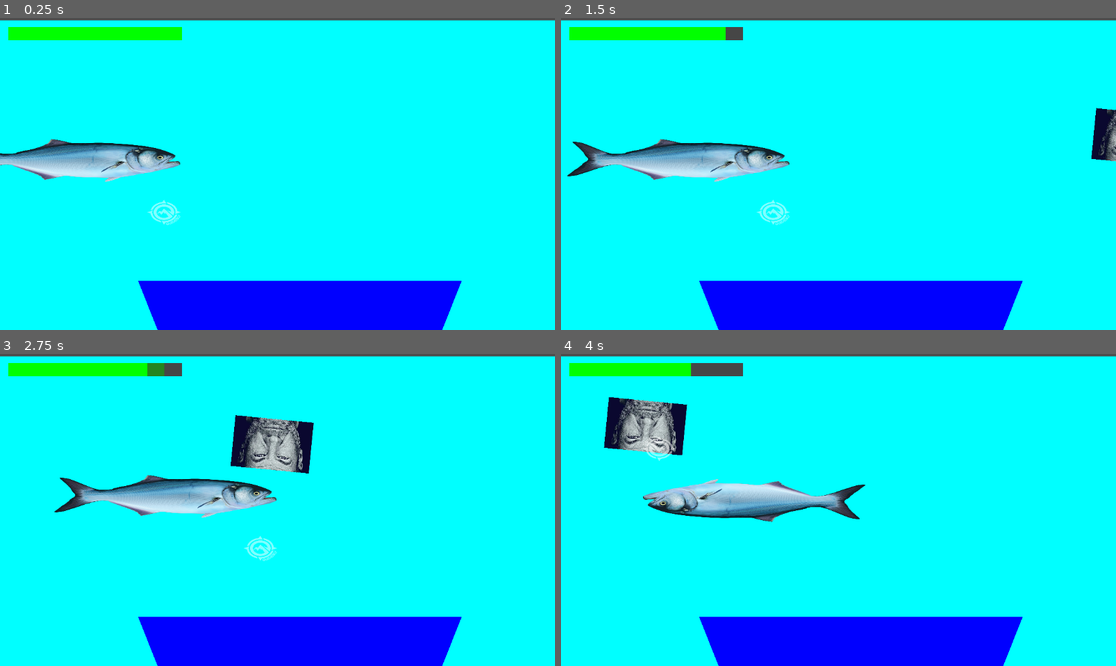
Above: before the commit, frames 1-4 (two rows, left to right).
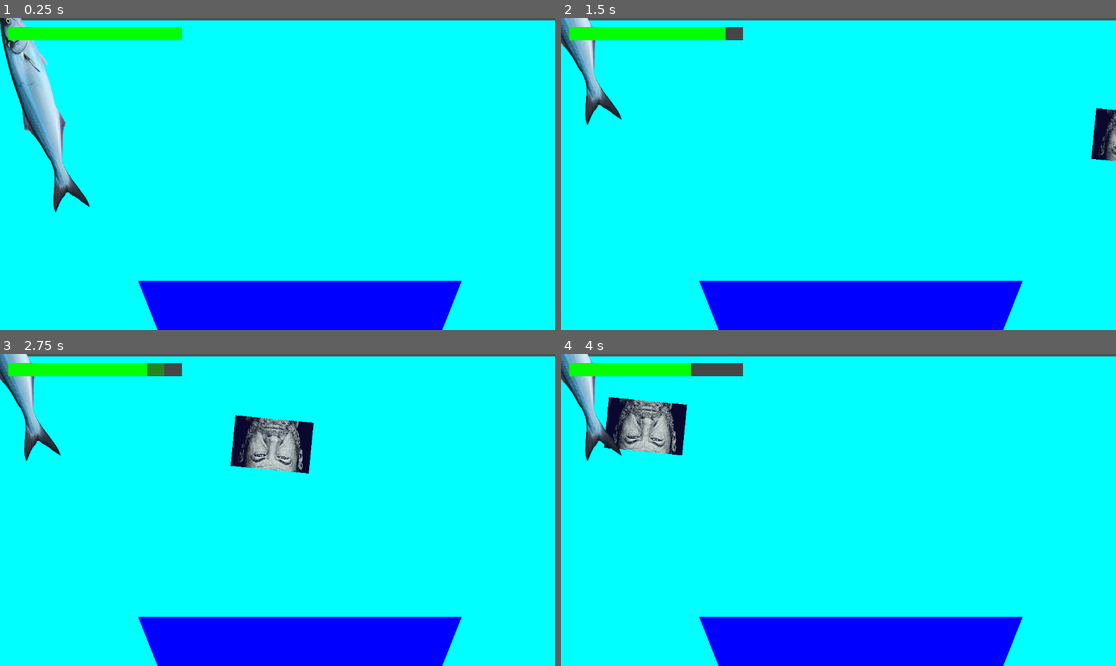
Above: after the commit, the same moments.

Repository: ZozoAFK/Pfish
Game: Godot game, scene res://Proto/Scene/World.tscn
Same seed, same stepped clock (60 frames per second), same inputs: the game is played once before the commit and once after it. The engine's default icon, where the game draws it, is replaced by a stand-in: a white triangle on a blue panel in a dark square.
Inputs:
- Up to frame 1 (0.25 s): no input
- Up to frame 2 (1.5 s): tap Enter (ui_accept) at 0.5, 0.77 s; hold Right (Fleche_droite) from 0.53 s (still down); tap Space (SPACE) at 0.6, 1.35 s
- Up to frame 3 (2.75 s): tap Enter (ui_accept) at 1.52 s; release Right (Fleche_droite) at 2.03 s; hold Left (Fleche_Gauche) from 2.03 s (still down); tap Space (SPACE) at 2.1 s
- Up to frame 4 (4 s): release Left (Fleche_Gauche) at 2.78 s; hold Right (Fleche_droite) from 2.78 s (still down); tap Space (SPACE) at 2.85, 3.6 s; tap Enter (ui_accept) at 3.02, 3.77 s

The runs differ from the first frame. In frame 1, 5.7% of the frame differs, in the area x 0-33%, y 0-67%; in frame 2, 4.6%; in frame 3, 4.6%; in frame 4, 4.6%.

Commit message:
conversion code pierre ronde

Diff:
--- a/Preproto/Script/fish.gd
+++ b/Preproto/Script/fish.gd
@@ -1,19 +1,31 @@
 extends CharacterBody2D
 
+@onready var droite_limite =$droite_limite
+@onready var droite_bas_limite =$droite_bas_limite
+@onready var bas_limite =$bas_limite
+@onready var gauche_bas_limite =$gauche_bas_limite
+@onready var gauche_limite =$gauche_limite
+@onready var recharge_endurance : Timer = $recharge_endurance #temps pour recharger l'endurance
+@onready var temps_du_dash : Timer = $temps_du_dash # duree du dash
+@onready var temps_entre_dash : Timer = $temps_entre_dash # duree entre deux dash different
+
+var tableau : Array = ["gauche" , "bas_gauche" ,  "bas" , "bas_droite" , "droite"]
+var dure_dash = false  #switch qui limite la duree du dash
+var endurance = max_endurance #dash durant le gameplay
+var can_dash = false #switch qui definit si on peut dash ou pas (avec pour timer le temps entre deux dash)
+var position_depard
+@export var max_endurance = 3 # nombre de dash maximum que le poisson a
+@export var dash_speed = 1000 #vitesse du dash
+
 enum State { RONDE, POURSUITE, COMBAT }
-var etat_actuel = State.RONDE
+var etat_actuel = State.COMBAT
 
 var joueur : Node2D = null
 var player : Player = null
 
 @export var waypoints: Array[Vector2] = []
-
-
 @export var speed: float = 80.0 # Vitesse en pixels/seconde
-
-
 @export var ping_pong: bool = false # false = boucle circulaire | true = aller-retour
-
 var _current_wp: int = 0
 var _direction: int  = 1   # utilisé seulement en ping-pong
 
@@ -37,7 +49,10 @@
 		State.POURSUITE:
 			_poursuivre(delta)
 		State.COMBAT:
-			pass
+			if not(can_dash) :
+				begin_dash(delta)
+			if can_dash :
+				_dash (tableau,position_depard,delta)
 
 
 func ronde (delta)->void:
@@ -86,3 +101,53 @@
 			etat_actuel = State.RONDE
 			player = null
 			print("lose")
+
+
+var acc = 0.5
+func _dash (tableau, position_depard, delta):
+	var direction_x = position.x
+	var direction_y = position.y
+
+	if not(dure_dash):
+		temps_entre_dash.start()
+		tableau.shuffle()
+		temps_du_dash.start()
+	dure_dash = true
+
+	if tableau[0] == "gauche" and dure_dash:
+		look_at(Vector2(gauche_limite.position))
+		position = position.move_toward(gauche_limite.position, dash_speed * acc*delta)
+	if tableau[0] == "bas_gauche" and dure_dash:
+		look_at(Vector2(gauche_bas_limite.position))
+		position = position.move_toward(gauche_bas_limite  .position, dash_speed * acc * delta)
+	if tableau[0] == "bas" and dure_dash:
+		look_at(Vector2(bas_limite.position))
+		position = position.move_toward(bas_limite.position, dash_speed * acc * delta)
+	if tableau[0] == "bas_droite" and dure_dash:
+		look_at(Vector2(droite_bas_limite.position))
+		position = position.move_toward(droite_limite.position, dash_speed * acc * delta)
+	if tableau[0] == "droite" and dure_dash:
+		look_at(Vector2(droite_limite.position))
+		position = position.move_toward(droite_bas_limite.position, dash_speed * acc * delta)
+
+func begin_dash (delta)->bool:
+	if(endurance != 0):
+		can_dash = true
+		position_depard = position
+		return true
+	else :
+		recharge_endurance.start()
+		return false
+
+
+
+func _on_temps_du_dash_timeout() -> void:
+	dure_dash= false
+
+
+func _on_temps_entre_dash_timeout() -> void:
+	can_dash = false
+
+
+func _on_recharge_endurance_timeout() -> void:
+	endurance = max_endurance
--- a/Proto/Scene/ronde-fish.tscn
+++ b/Proto/Scene/ronde-fish.tscn
@@ -30,5 +30,24 @@
 position = Vector2(374, -4)
 shape = SubResource("RectangleShape2D_b3wvt")
 
+[node name="gauche_limite" type="Marker2D" parent="." unique_id=443857140]
+
+[node name="gauche_bas_limite" type="Marker2D" parent="." unique_id=2107956384]
+
+[node name="bas_limite" type="Marker2D" parent="." unique_id=958733548]
+
+[node name="droite_bas_limite" type="Marker2D" parent="." unique_id=1511197311]
+
+[node name="droite_limite" type="Marker2D" parent="." unique_id=962132849]
+
+[node name="recharge_endurance" type="Timer" parent="." unique_id=1589475397]
+
+[node name="temps_du_dash" type="Timer" parent="." unique_id=1217252329]
+
+[node name="temps_entre_dash" type="Timer" parent="." unique_id=894417557]
+
 [connection signal="body_entered" from="Area2D" to="." method="_on_area_2d_body_entered"]
 [connection signal="body_exited" from="Area2D" to="." method="_on_area_2d_body_exited"]
+[connection signal="timeout" from="recharge_endurance" to="." method="_on_recharge_endurance_timeout"]
+[connection signal="timeout" from="temps_du_dash" to="." method="_on_temps_du_dash_timeout"]
+[connection signal="timeout" from="temps_entre_dash" to="." method="_on_temps_entre_dash_timeout"]
--- a/Proto/Script/poisson.gd
+++ b/Proto/Script/poisson.gd
@@ -121,8 +121,6 @@
 		look_at(Vector2(droite_bas_limite.position))
 		position = position.move_toward(droite_bas_limite.position, dash_speed * acc * delta)
 
-
-
 func begin_dash (delta)->bool:
 	if(endurance != 0):
 		can_dash = true
@@ -132,8 +130,6 @@
 		recharge_endurance.start(time_endurance)
 		return false
 
-
-
 func _on_recharge_endurance_timeout() -> void:
 	endurance = max_endurance
 
